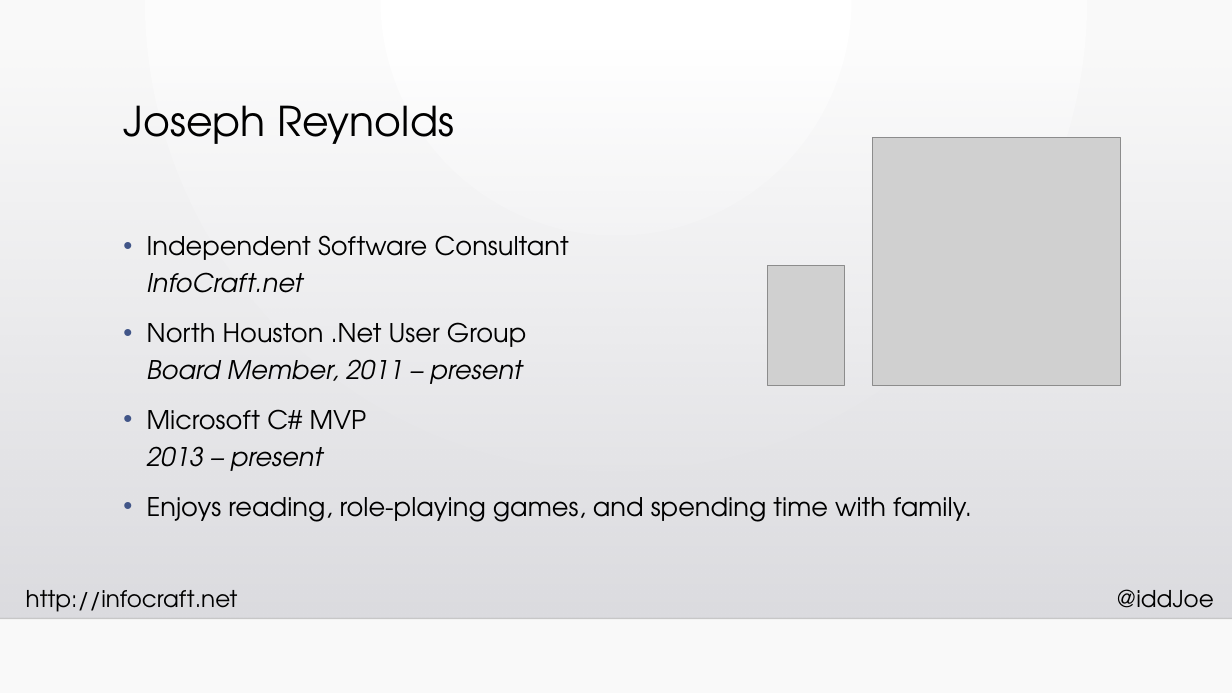
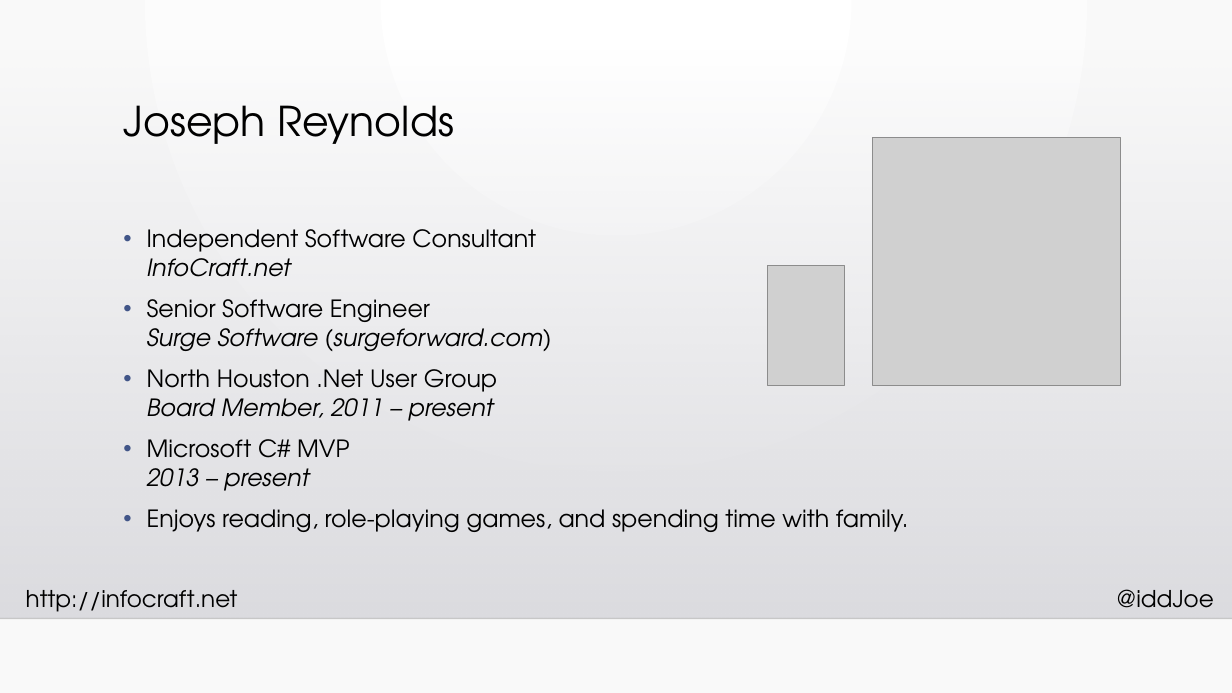
Before and after one commit to InfoCraftDotNet/CSharp-6-New-Language-Features, a slide deck: slide 2 of Slides/CSharp-6-New-Language-Features.pptx. Drawn at 1232x693 pixels with LibreOffice and Linux fonts; fonts in the diff are those of the drawing; grey boxes stand for pictures; background and template pictures are left out. Boxes give left, top, right and bottom in pixels: in the first picture for what was removed or moved away, otherwise in the second. Text is boxed around its words. In the diff, an @@ line names an element or a change of style, - is before the commit and + after.

```diff
--- a/Slides/CSharp-6-New-Language-Features.pptx
+++ b/Slides/CSharp-6-New-Language-Features.pptx
@@ text at box(147, 229, 909, 532): size 20 to 18.5 pt in "Independent Software Consultant InfoCraft.net", "North Houston .Net User Group Board Member, ...", "Microsoft C# MVP 2013 – present", "Enjoys reading, role-playing games, and spending time ..."; line spacing 1.2 to 1 @@
@@ text at box(147, 299, 552, 351): paragraph added @@
+• Senior Software Engineer
+  Surge Software (surgeforward.com)
```
Also in this commit, not shown: 4 other slides changed, 3 slides added, 2 slides removed, 5 other files.
